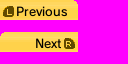
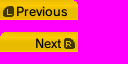
Comparing the layer stacks of the two (128, 64) images. Changes:
painted on "Pasted Layer" over bbox(0, 0, 78, 20)
painted on "Pasted Layer #1" over bbox(0, 32, 78, 52)
